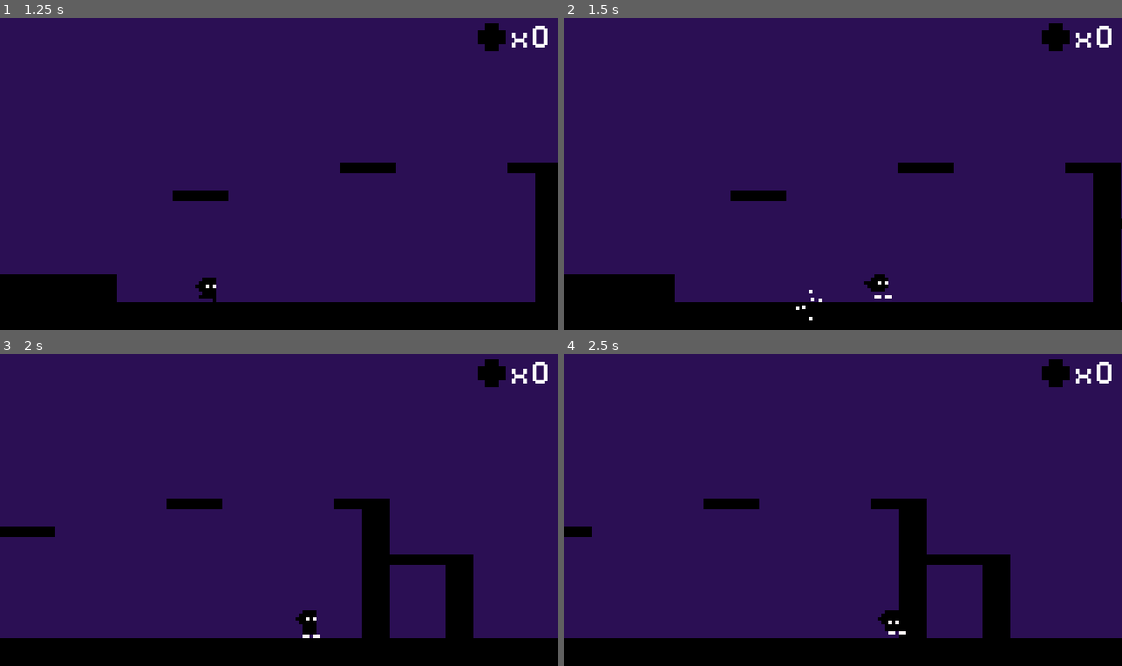
Above: before the commit, frames 1-4 (two rows, left to right).
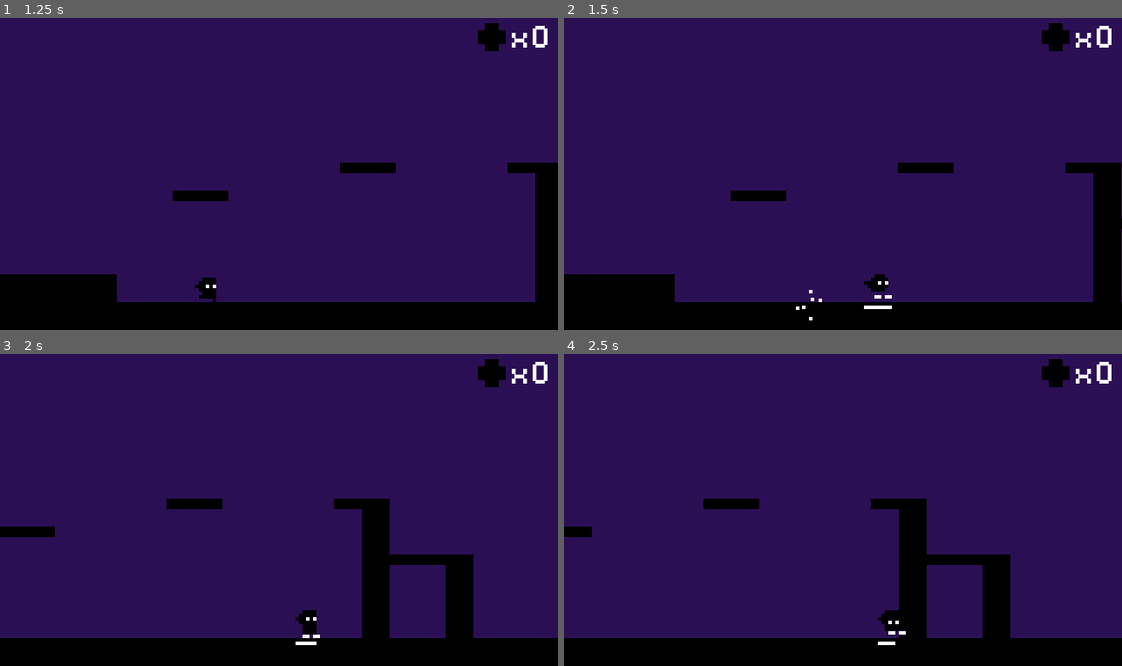
Above: after the commit, the same moments.

Repository: justindeogrades/godotminivania
Game: Godot game, scene res://scene_manager.tscn
Same seed, same stepped clock (60 frames per second), same inputs: the game is played once before the commit and once after it.
Inputs (mouse positions are in pixels of both pictures, inside the frame that each line leads up to):
- Up to frame 1 (1.25 s): tap Enter (ui_accept) at 0.5 s; move the mouse to (401, 158) at 0.52 s; hold D (right) from 0.53 s (still down); tap Shift (dash) at 0.6 s; click (401, 158) at 0.67 s; tap Space (jump) at 0.77 s
- Up to frame 2 (1.5 s): move the mouse to (731, 189) at 1.27 s; release D (right) at 1.28 s; hold S (down) from 1.28 s (still down); tap Shift (dash) at 1.35 s
- Up to frame 3 (2 s): keep holding S (down); tap Space (jump) at 1.52 s
- Up to frame 4 (2.5 s): move the mouse to (898, 441) at 2.02 s; release S (down) at 2.03 s; hold D (right) from 2.03 s (still down); tap Shift (dash) at 2.1 s

Frame 1 is identical in both runs. In frame 2, less than 0.1% of the frame differs, in the area x 53-59%, y 92-94%; in frame 3, less than 0.1%; in frame 4, less than 0.1%.

Commit message:
Added a progress bar to show the player the ghost state progress/cooldown, and cleaned up some ghost state code

Diff:
--- a/Characters/Player.gd
+++ b/Characters/Player.gd
@@ -20,6 +20,7 @@
 @onready var animation_player : AnimationPlayer = $AnimationPlayer;
 @onready var gui : CanvasLayer = $Gui
 @onready var tooltip_timer : Timer = $TooltipTimer;
+@onready var ghost_bar : ProgressBar = $GhostBar;
 
 var double_jump_velocity = jump_velocity * 0.66
 var spawn_point = Vector2(0, 0);
@@ -64,11 +65,6 @@
 
 func _physics_process(delta):
 
-	if is_colliding_with_tile("Ghost Tiles"):
-		print_debug("Colliding with ghost tile");
-	else:
-		print_debug("Not colliding");
-
 	orb_count.text = "x" + str(Global.orbs_collected);
 
 	# Add the gravity.
@@ -123,16 +119,17 @@
 			enter_ghost_state();
 
 		if ghosted:
-			get_parent().get_node("Ghost Tiles").modulate = Color(1, 1, 1, 1)
-			set_collision_mask_value (8, true);
+			ghost_bar.value = max_ghost_frames - ghost_frame;
 			if ghost_frame >= max_ghost_frames:
 				exit_ghost_state();
 			ghost_frame += 1
 		elif not ghost_ready:
 			if ghost_cooldown_frame < max_ghost_cooldown_frames:
 				ghost_cooldown_frame += 1;
+				ghost_bar.value = ghost_cooldown_frame;
 			else:
 				ghost_cooldown_frame = 0;
+				ghost_bar.visible = false;
 				ghost_ready = true;
 
 		if Input.is_action_just_pressed("up") and is_in_portal_range and Global.portal_active:
@@ -155,6 +152,7 @@
 			velocity = Vector2.ZERO;
 			visible = false;
 			get_tree().quit();
+
 
 	update_animation()
 	move_and_slide()
@@ -247,6 +245,10 @@
 	ghosted = true;
 	ghost_ready = false;
 	shoes_sprite.show();
+	set_collision_mask_value (8, true);
+	get_parent().get_node("Ghost Tiles").modulate = Color(1, 1, 1, 1);
+	ghost_bar.max_value = max_ghost_frames;
+	ghost_bar.visible = true;
 
 func exit_ghost_state():
 	get_parent().get_node("Ghost Tiles").modulate = Color(1, 1, 1, 0.384)
@@ -254,6 +256,7 @@
 	ghosted = false;
 	shoes_sprite.hide();
 	set_collision_mask_value (8, false);
+	ghost_bar.max_value = max_ghost_cooldown_frames;
 
 func enter_powerup_state():
 	player_control = false;
--- a/Characters/Player.tscn
+++ b/Characters/Player.tscn
@@ -340,6 +340,14 @@
 "enter_portal": SubResource("Animation_0ot4a")
 }
 
+[sub_resource type="StyleBoxFlat" id="StyleBoxFlat_n115j"]
+bg_color = Color(0.6, 0.6, 0.6, 0)
+corner_detail = 1
+
+[sub_resource type="StyleBoxFlat" id="StyleBoxFlat_s8m4i"]
+bg_color = Color(1, 1, 1, 1)
+corner_detail = 1
+
 [node name="CharacterBody2D" type="CharacterBody2D"]
 rotation = 3.14159
 slide_on_ceiling = false
@@ -438,6 +446,17 @@
 "": SubResource("AnimationLibrary_gp1b7")
 }
 
+[node name="GhostBar" type="ProgressBar" parent="."]
+visible = false
+offset_left = -4.00004
+offset_top = 4.99996
+offset_right = 3.99996
+offset_bottom = 5.99996
+theme_override_styles/background = SubResource("StyleBoxFlat_n115j")
+theme_override_styles/fill = SubResource("StyleBoxFlat_s8m4i")
+value = 100.0
+show_percentage = false
+
 [connection signal="area_entered" from="RoomDetector" to="." method="_on_room_detector_area_entered"]
 [connection signal="timeout" from="Timer" to="." method="_on_timer_timeout"]
 [connection signal="timeout" from="TooltipTimer" to="." method="_on_tooltip_timer_timeout"]
Not shown: 1 places in Characters/Player.tscn that only renumber resources
